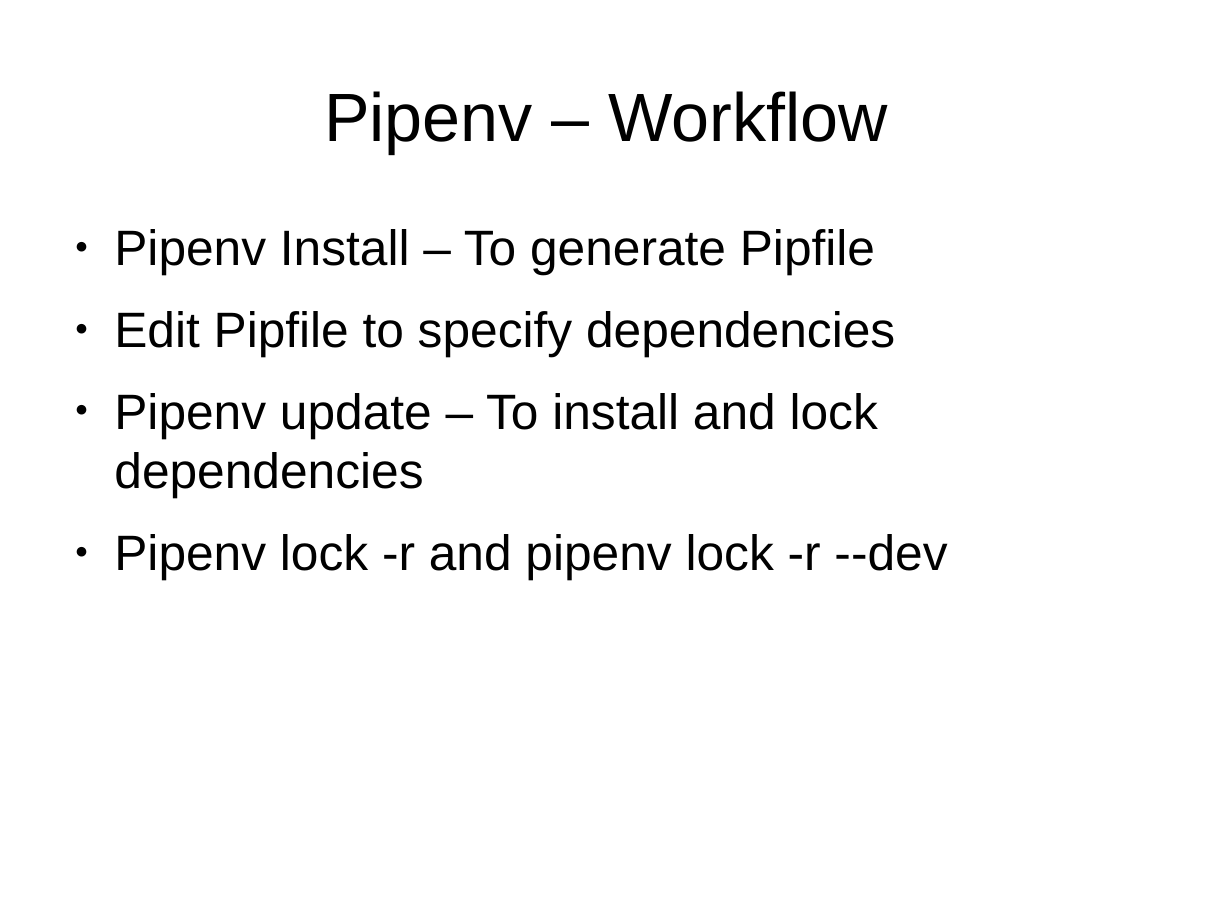
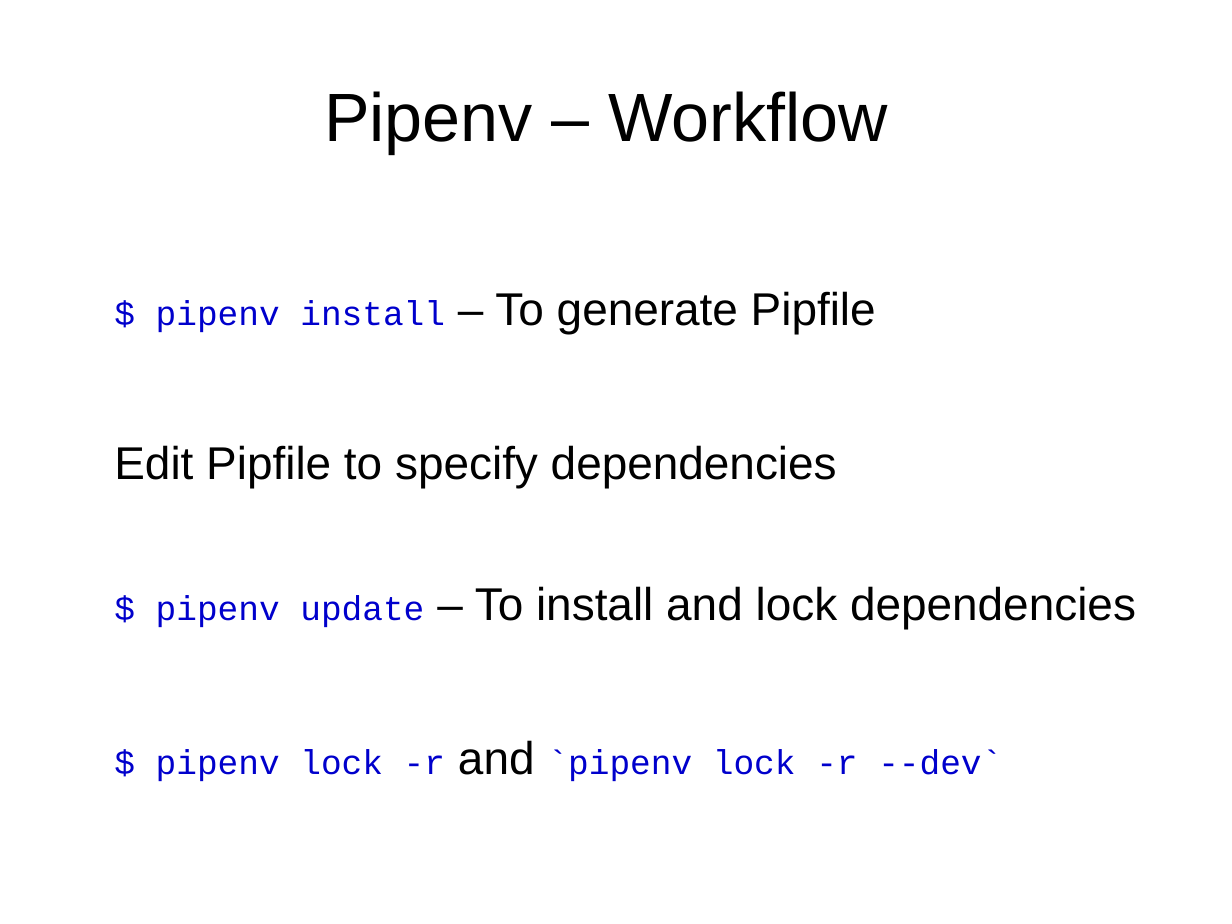
Before and after one commit to gabhijit/Pycon-2018, a slide deck: slide 19 of presentation.odp (slide 17 before the commit). Drawn at 1232x924 pixels with LibreOffice and Linux fonts; fonts in the diff are those of the drawing. Boxes give left, top, right and bottom in pixels: in the first picture for what was removed or moved away, otherwise in the second. Text is boxed around its words. In the diff, an @@ line names an element or a change of style, - is before the commit and + after.

```diff
--- a/presentation.odp
+++ b/presentation.odp
@@ text at bbox=[156, 291, 876, 334]: text changed; size 32 to 29.6 pt @@
-● Pipenv Install – To generate Pipfile
+$ pipenv install – To generate Pipfile
@@ text at bbox=[114, 445, 837, 488]: size 32 to 29.6 pt in "Edit Pipfile to specify dependencies"; bullet ● to none @@
@@ text at bbox=[156, 586, 1136, 781]: text changed; size 32 to 22.2 pt; font Arial to Courier New; text colour #000000 to #0000CC @@
-● Pipenv update – To install and lock dependencies
-● Pipenv lock -r and pipenv lock -r --dev
+$ pipenv update – To install and lock dependencies
+$ pipenv lock -r and `pipenv lock -r --dev`
```
Also in this commit, not shown: 11 other slides changed, 18 slides added, 2 slides removed.
